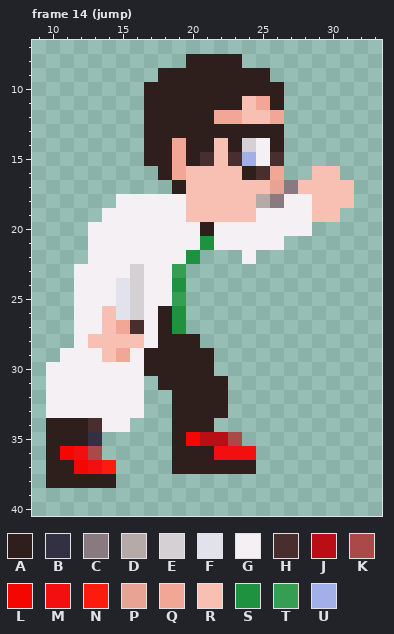
Two states of a pixel-art file, dev/gfx/player/player-56-cropped.aseprite. That is the earlier state.
41x41 pixels, 60 frames. Colours within 5 levels of each other are drawn and written as one. Shown: frame 14 (jump): x 9..33, y 7..40. The commit also changed other frames, which this record leaves out.
Visible layers, top first: "mods", "Layer".
Palette (. is transparent): A #2e1f1d  B #333043  C #887a7e  D #b6aaa9  E #d4d0d3  F #e1e2eb  G #f4f0f3  H #482e2d  J #ba0e17  K #aa4a48  L #f30700  M #f30f10  N #fc1b0c  P #e9a394  Q #f2a796  R #f8c0b3  S #1f9240  T #359e53  U #a2afe9
Pixels before, frame 14 (jump), first column x 10:
 8 ..........AAAA........
 9 ........AAAAAAAA......
10 .......AAAAAAAAAA.....
11 .......AAAAAAARQA.....
12 .......AAAAAQQRRQ.....
13 .......AAAAAAAAAA.....
14 .......AAQAARAEGA.....
15 .......AAQAHRHUGH.....
16 ........AQRRRRAHQ..RR.
17 .........ARRRRRRPCRRRR
18 .....GGGGGRRRRRDCGGRRR
19 ....GGGGGGRRRRRGGGGRR.
20 ...GGGGGGGGAGGGGGGG...
21 ...GGGGGGGGSGGGGG.....
22 ...GGGGGGGS...G.......
23 ..GGGGEGGT............
24 ..GGGFEGGS............
25 ..GGGFEGGT............
26 ..GGRFEGAS............
27 ..GGRQHGAS............
28 ..GRRRRGAAA...........
29 .GGGRQGAAAAA..........
30 GGGGGGGAAAAA..........
31 GGGGGGG.AAAAA.........
32 GGGGGGG..AAAA.........
33 GGGGGGG..AAAA.........
34 AAAHGG...AAA..........
35 AAAB.....ALJJK........
36 ALMK.....AAAMMM.......
37 AALMN....AAAAAA.......
38 AAAAA.................
After:
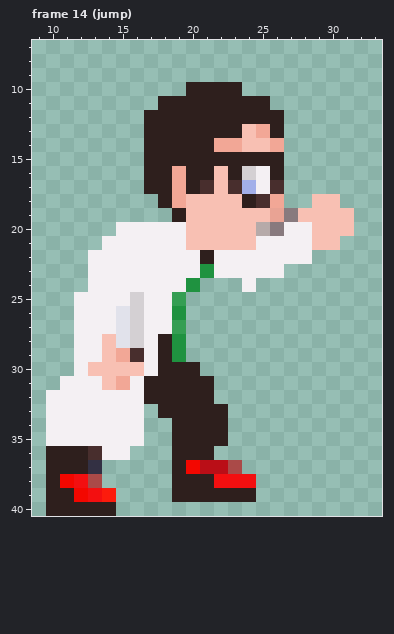
Change:
Changed rows in their new state; - is an unchanged pixel.
Frame 14 (jump), layer "Layer":
first column x 10:
 8 ----------....--------
 9 --------........------
10 -------...----...-----
11 -------.------AA.-----
12 ------------AAAAA-----
13 --------------RQ------
14 ---------A--QQRRQ-----
15 ---------A-AAAAAA-----
16 -------A--AA-AEGA--..-
17 -------AAQAH-HUGH.....
18 -----...AQ----AHQ..--.
19 ----.....A-----RPCR--R
20 ---..-----RRRRRDC--RRR
21 ---.------RRRRR--GGRR-
22 ----------GAGG-GGGG---
23 --.---G--GGSGGGGG-----
24 --.--GG--GS---G-------
25 -----G----------------
26 ----G---G-------------
27 ----GFE-GT------------
28 ---G-FE--S.-----------
29 -.----HG-S..----------
30 ..-RRRRG---.----------
31 .---RQ-A----.---------
32 -------AA---.---------
33 --------A-------------
34 GGGG--G-----A---------
35 GGGGGGG---AAA.--------
36 -AAHGG------...-------
37 --AB.-----LJJK.-------
38 -LMK.----AAAMMM-------
39 AALMN----AAAAAA-------
40 AAAAA-----------------
Where, in picture pixels (left, top, right, bottom), the same in both pictures:
changed: (46, 54, 354, 516)
